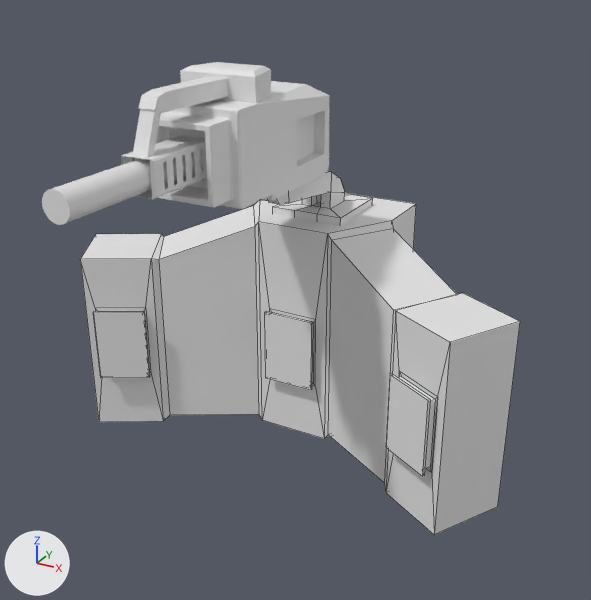
An edit to the Blender file blender/miner.blend, drawn before and after from the same camera.
Before and after are seen from a 50 mm camera at (9.61, -17.04, 12.67) aimed at (-0.36, 1.09, 3.6). The axes (+X, +Y, +Z) are drawn at lower left. The lights are the same throughout. Mesh edges are drawn as thin lines on the coarser meshes.
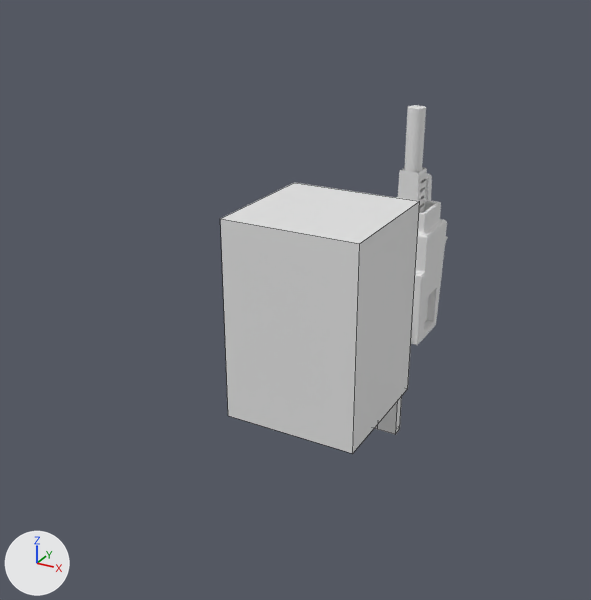
The newer file is also turned or shifted as a whole; pictures and numbers use the older file's frame.

Where the change shows, as pixel boxes (x1, y1, x2, y2) in the pictures (591 x 600 px):
'Cylinder.001', deleted: before (80, 193, 520, 535)
'Cube.002', added: after (221, 182, 420, 454)
'Cube.001', unchanged, covered by the edit: before (121, 62, 329, 209); after (396, 167, 448, 345)
'Cylinder', unchanged, covered by the edit: before (42, 148, 204, 225); after (404, 105, 426, 209)
'Cube', unchanged, covered by the edit: before (260, 171, 373, 226); after (375, 396, 402, 434)

The change, as a diff of the scene's bpy script:
```diff
--- a/blender/miner.blend.py
+++ b/blender/miner.blend.py
@@ me_cube_002 @@
+me_cube_002.from_pydata(...)  # a box spanning x -2.0..2.0, y -3.0..3.0, z -2.0..2.0
@@ ob_cylinder_001 @@
-ob_cylinder_001 = bpy.data.objects.new('Cylinder.001', me_cylinder_002)
-ob_cylinder_001.location = (0.0, 0.0, 0.0)
-ob_cylinder_001.rotation_euler = (1.571, 0.0, 0.0)  # degrees (90, 0, 0)
@@ ob_cube @@
 ob_cube = bpy.data.objects.new('Cube', me_cube)
-ob_cube.parent = ob_cylinder_001
 ob_cube.location = (0.0, 6.2, -2.0)
@@ ob_cube_002 @@
+ob_cube_002 = bpy.data.objects.new('Cube.002', me_cube_002)
+ob_cube_002.location = (0.0, 2.0, 3.0)
+ob_cube_002.rotation_euler = (1.571, 0.0, 0.0)  # degrees (90, 0, 0)
```
